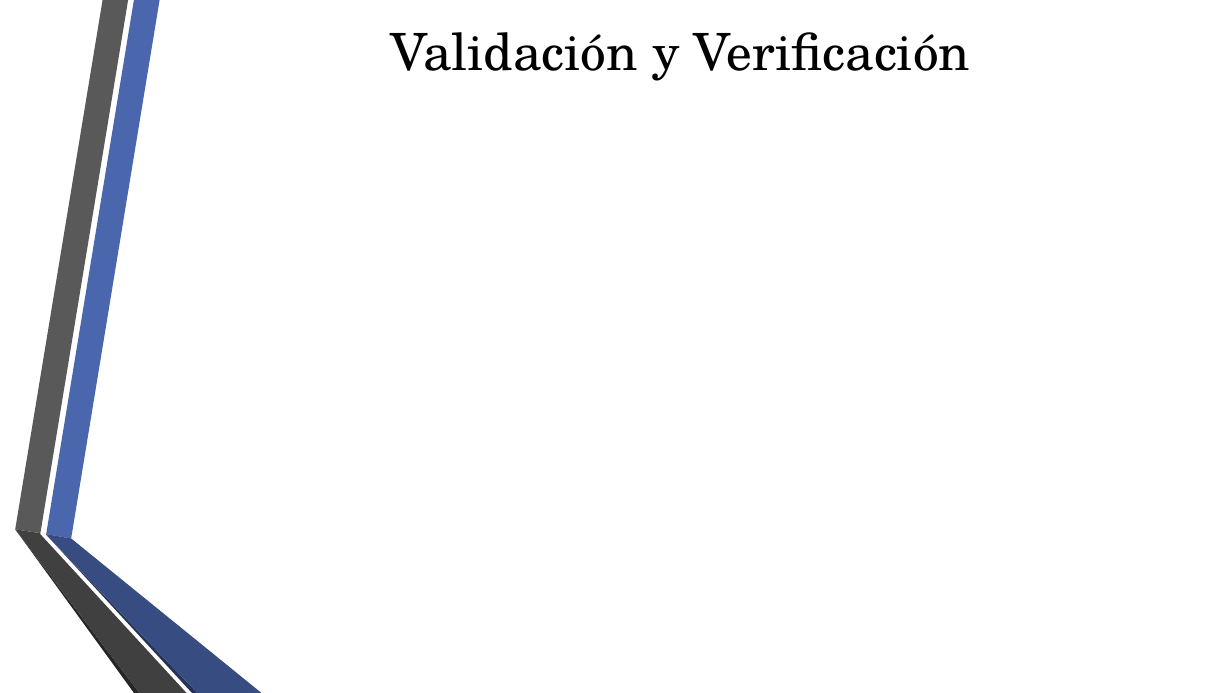
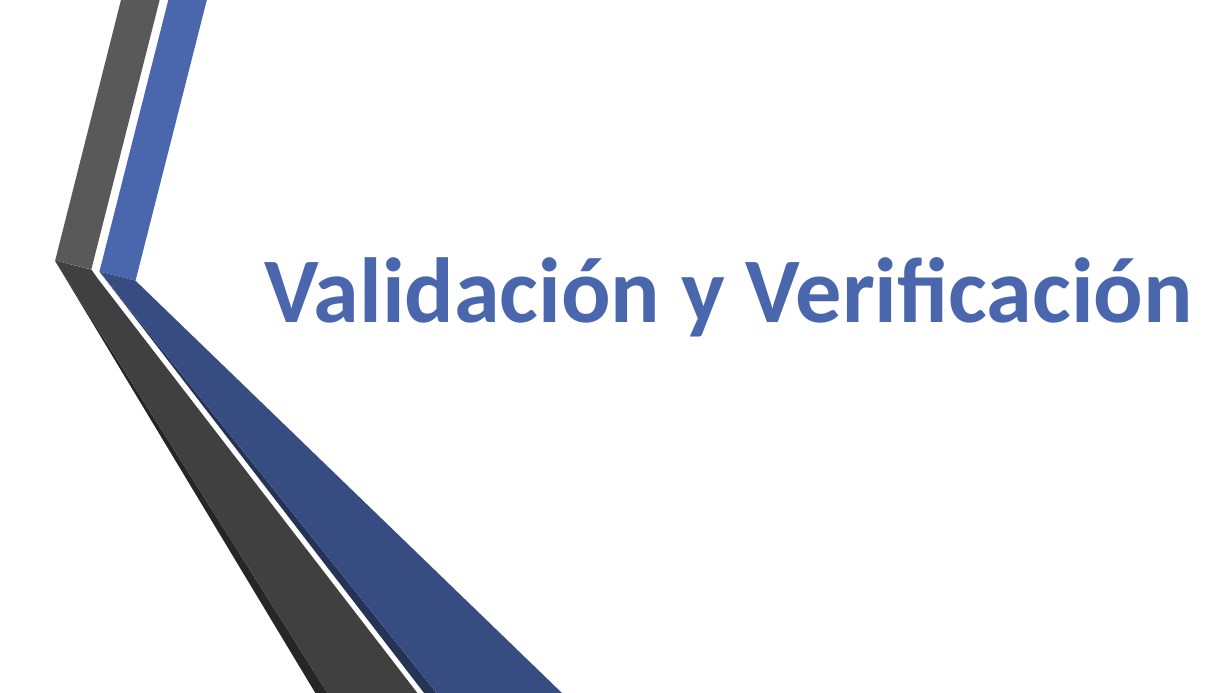
Before and after one commit to fge23/Sistema-VASPA, a slide deck: slide 23 of Presentaciones/Presentación VASPA - Diciembre 2020 - Examen Final/Presentación VASPA - Diciembre 2020 - Examen Final.pptx (slide 21 before the commit). Drawn at 1232x693 pixels with LibreOffice and Linux fonts; fonts in the diff are those of the drawing; background and template pictures are left out. Boxes give left, top, right and bottom in pixels: in the first picture for what was removed or moved away, otherwise in the second. Text is boxed around its words. In the diff, an @@ line names an element or a change of style, - is before the commit and + after.

```diff
--- a/Presentaciones/Presentación VASPA - Diciembre 2020 - Examen Final/Presentación VASPA - Diciembre 2020 - Examen Final.pptx
+++ b/Presentaciones/Presentación VASPA - Diciembre 2020 - Examen Final/Presentación VASPA - Diciembre 2020 - Examen Final.pptx
@@ freeform shape: place and size @@
-freeform shape at bbox=[15, 0, 128, 533]
+freeform shape at bbox=[55, 0, 160, 269]
@@ freeform shape: place and size @@
-freeform shape at bbox=[46, 0, 160, 539]
+freeform shape at bbox=[100, 0, 207, 280]
@@ text "Validación y Verificación": place and size @@
-text "Validación y Verificación" at bbox=[390, 32, 970, 81]
+text "Validación y Verificación" at bbox=[264, 257, 1193, 337]
@@ text "Validación y Verificación" at bbox=[264, 257, 1193, 337]: size 40 to 72 pt, font TeX Gyre Schola to Calibri, text colour #000000 to #4A66AC, bold on; vertical alignment middle to top @@
@@ group added at bbox=[55, 261, 563, 693]: 4 freeform shapes @@
@@ group removed at bbox=[15, 530, 262, 693]: 4 freeform shapes @@
```
Also in this commit, not shown: 6 other slides changed, 3 slides added, 1 other file.
